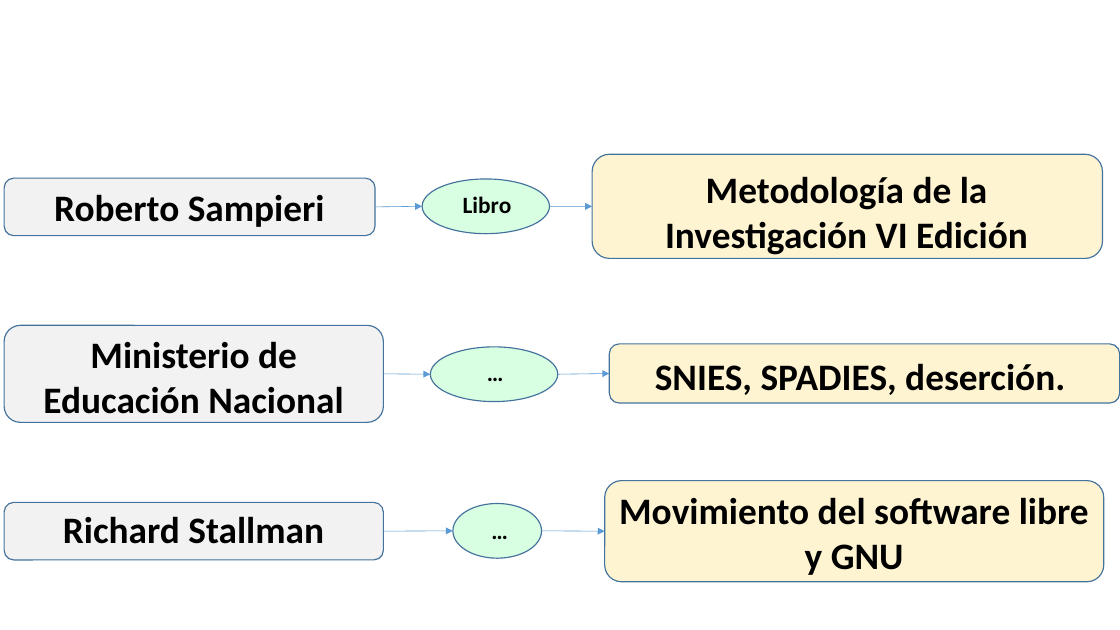
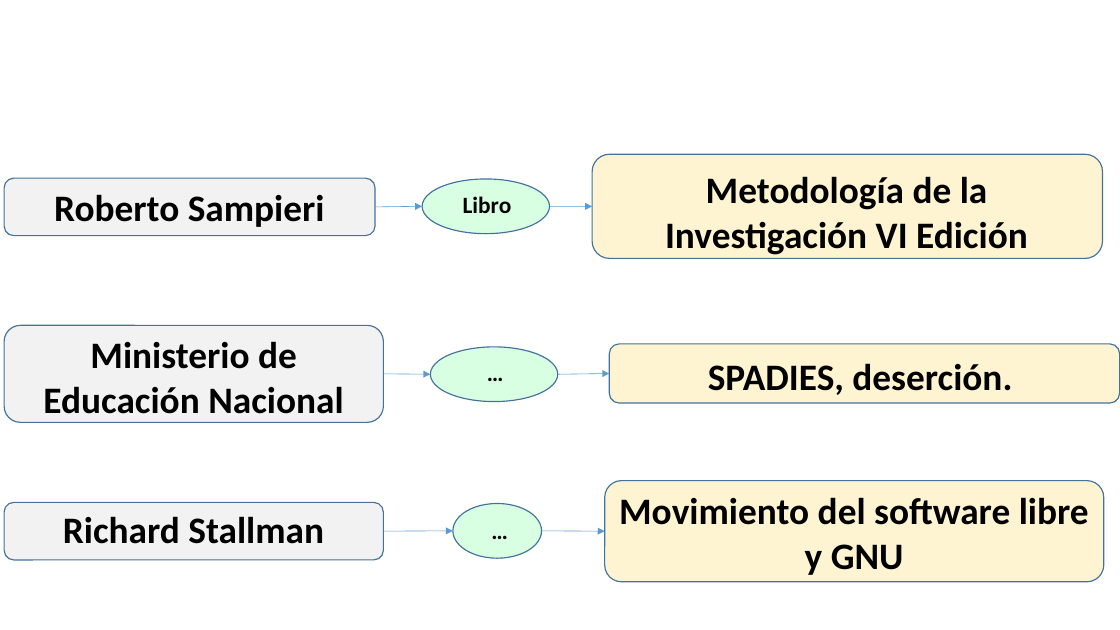
Before and after one commit to BrayanNovoa/uniminuto, a slide deck: slide 10 of expo/expo.pptx. Drawn at 1120x630 pixels with LibreOffice and Linux fonts; fonts in the diff are those of the drawing; background and template pictures are left out. Boxes give left, top, right and bottom in pixels: in the first picture for what was removed or moved away, otherwise in the second. Text is boxed around its words. In the diff, an @@ line names an element or a change of style, - is before the commit and + after.

```diff
--- a/expo/expo.pptx
+++ b/expo/expo.pptx
@@ text at (x1=708, y1=363, x2=1012, y2=395): text changed @@
-SNIES, SPADIES, deserción.
+SPADIES, deserción.
```
Also in this commit, not shown: 2 other slides changed, 1 slide added, 2 other files.
